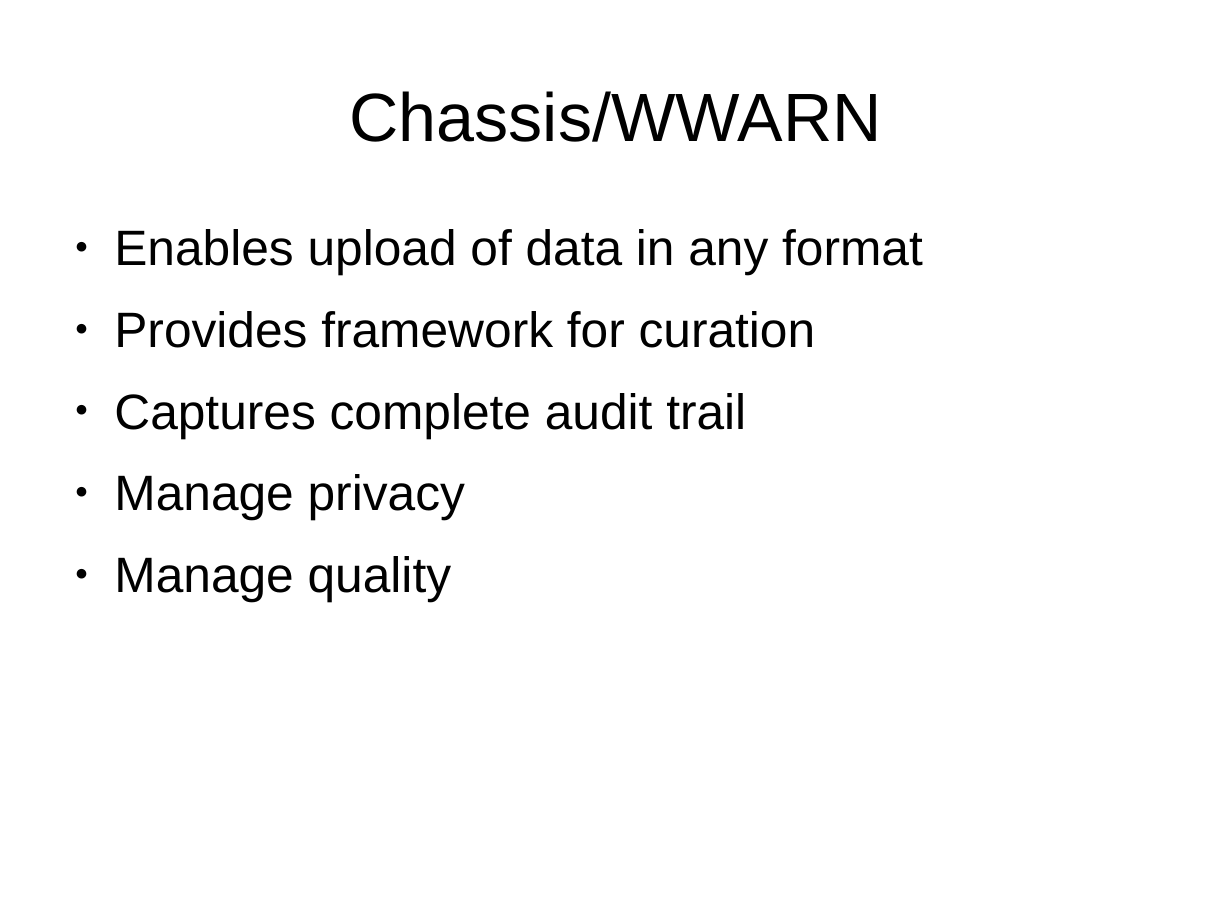
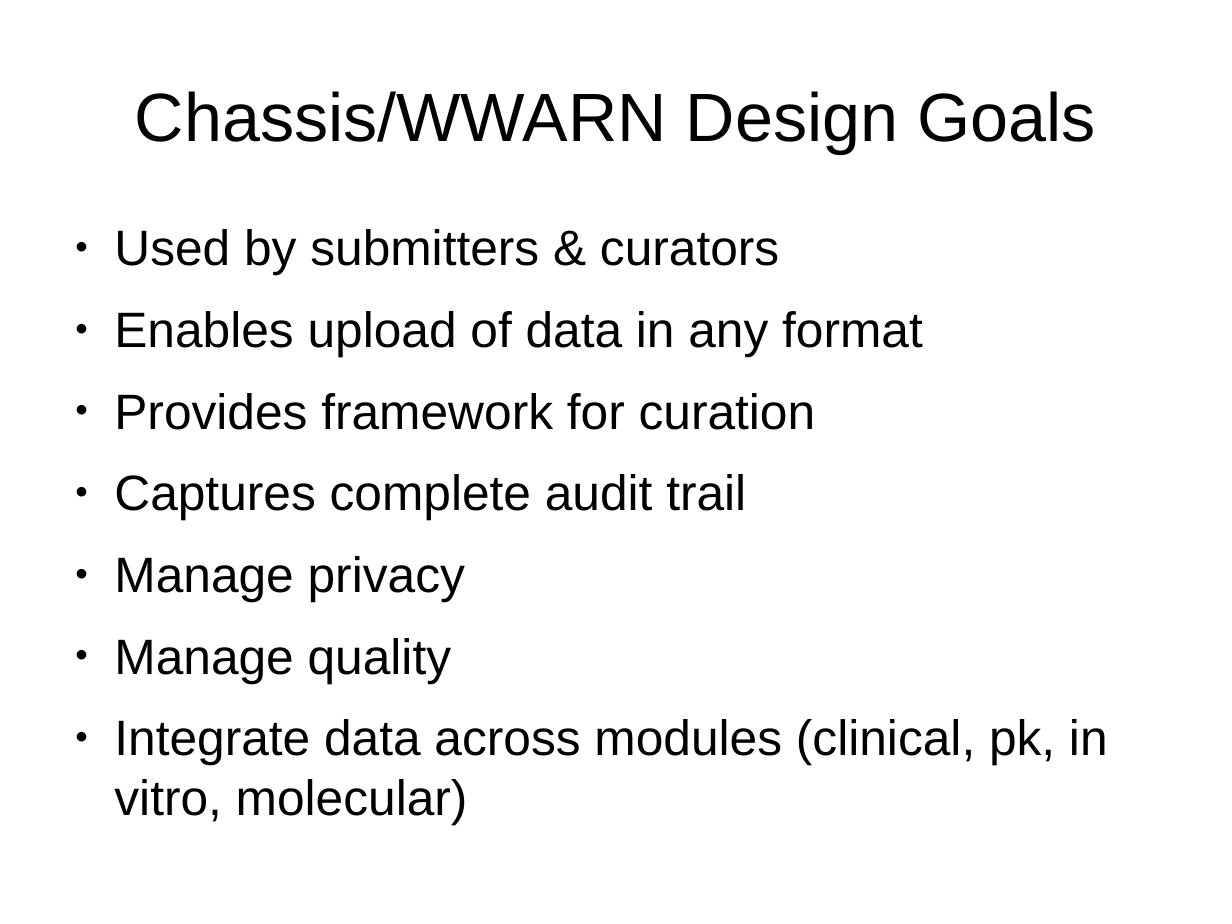
Before and after one commit to timp/dsn-chassis, a slide deck: slide 5 of wwarn/docs/content/presentations/20090911-wwarn-informatics-overview.odp (slide 4 before the commit). Drawn at 1232x924 pixels with LibreOffice and Linux fonts; fonts in the diff are those of the drawing. Boxes give left, top, right and bottom in pixels: in the first picture for what was removed or moved away, otherwise in the second. Text is boxed around its words. In the diff, an @@ line names an element or a change of style, - is before the commit and + after.

```diff
--- a/wwarn/docs/content/presentations/20090911-wwarn-informatics-overview.odp
+++ b/wwarn/docs/content/presentations/20090911-wwarn-informatics-overview.odp
@@ title at (135,91,1095,153): text changed @@
-Chassis/WWARN
+Chassis/WWARN Design Goals
@@ text at (114,229,779,275): paragraph added @@
+● Used by submitters & curators
@@ text at (114,719,1108,824): paragraph added @@
+● Integrate data across modules (clinical, pk, in vitro, molecular)
```
Also in this commit, not shown: 5 other slides changed, 1 slide added, 3 slides removed, 1 other file.
